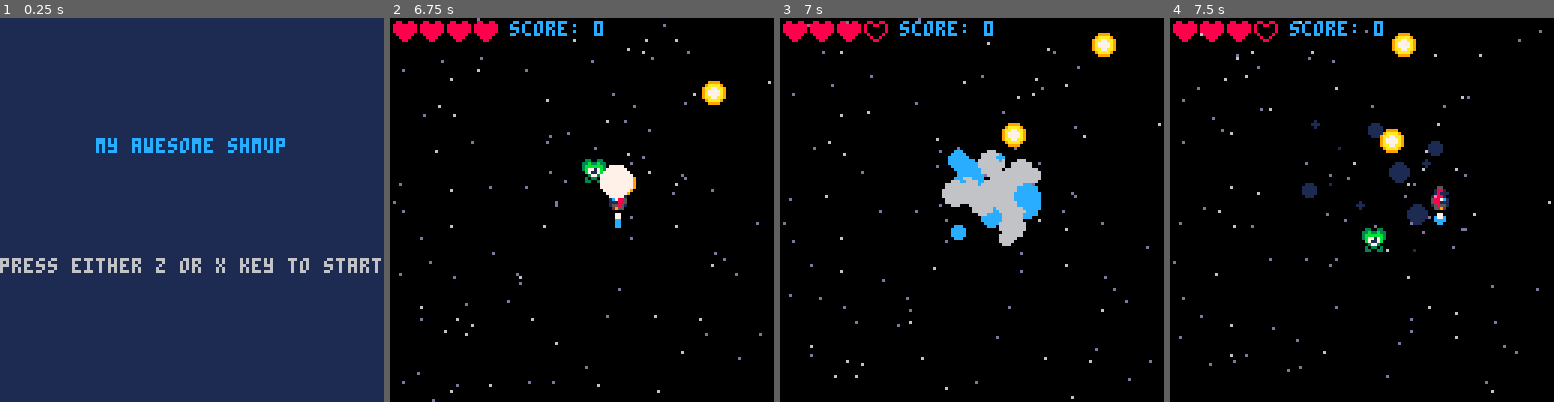
Above: before the commit, frames 1-4 (left to right).
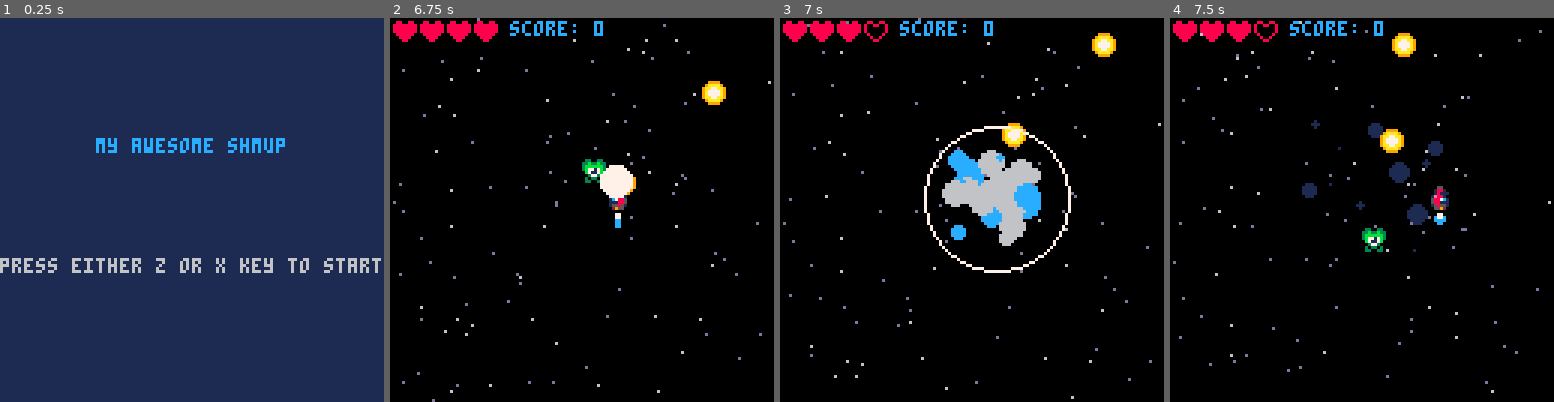
Above: after the commit, the same moments.

Repository: CRBroughton/pico-8-hero
Game: PICO-8 cartridge src/pico-8-hero.p8
Same seed, same stepped clock (60 frames per second), same inputs: the game is played once before the commit and once after it.
Inputs:
- Up to frame 1 (0.25 s): no input
- Up to frame 2 (6.75 s): tap X (X key) at 0.33, 0.7, 1.43, 2.58, 3.1, 3.62, 4.13, 4.65, 5.17, 5.68, 6.2, 6.72 s; tap O (Z key) at 1.07, 1.8, 2.43, 3.07, 3.7, 4.33, 4.97, 5.6, 6.23 s; hold Right 2.33-3.33 s; hold Right 3.38-4.22 s; hold Up 4.27-4.67 s; hold Right 4.72-5.72 s; hold Down 5.77-6.1 s; hold Left from 6.15 s (still down)
- Up to frame 3 (7 s): tap O (Z key) at 6.87 s; release Left at 6.98 s
- Up to frame 4 (7.5 s): hold Right from 7.03 s (still down); tap X (X key) at 7.23 s

Frames 1-2 are identical in both runs. In frame 3, 0.8% of the frame differs, in the area x 37-76%, y 28-67%; in frame 4, nothing differs.

Commit message:
feat(particles): :construction: add big wave to particles

Diff:
--- a/src/draw.lua
+++ b/src/draw.lua
@@ -39,7 +39,7 @@
     -- draw waves
     for wave in all(waves) do
         circ(wave.x, wave.y, wave.r, wave.colour)
-        wave.r += 1
+        wave.r += wave.speed
 
         if wave.r > wave.mr then
             del(waves, wave)
--- a/src/utils.lua
+++ b/src/utils.lua
@@ -61,6 +61,7 @@
         }
         add(particles, particle)
     end
+    big_wave(posx, posy)
 end
 
 function particle_age_red(age)
@@ -117,8 +118,22 @@
         y = wavey,
         r = 3,
         mr = 6,
-        colour = 9
+        colour = 9,
+        speed = 1
     }
 
     add(waves, wave)
 end
+
+function big_wave(wavex, wavey)
+    local wave = {
+        x = wavex,
+        y = wavey,
+        r = 3,
+        mr = 25,
+        colour = 7,
+        speed = 3.5
+    }
+
+    add(waves, wave)
+end
